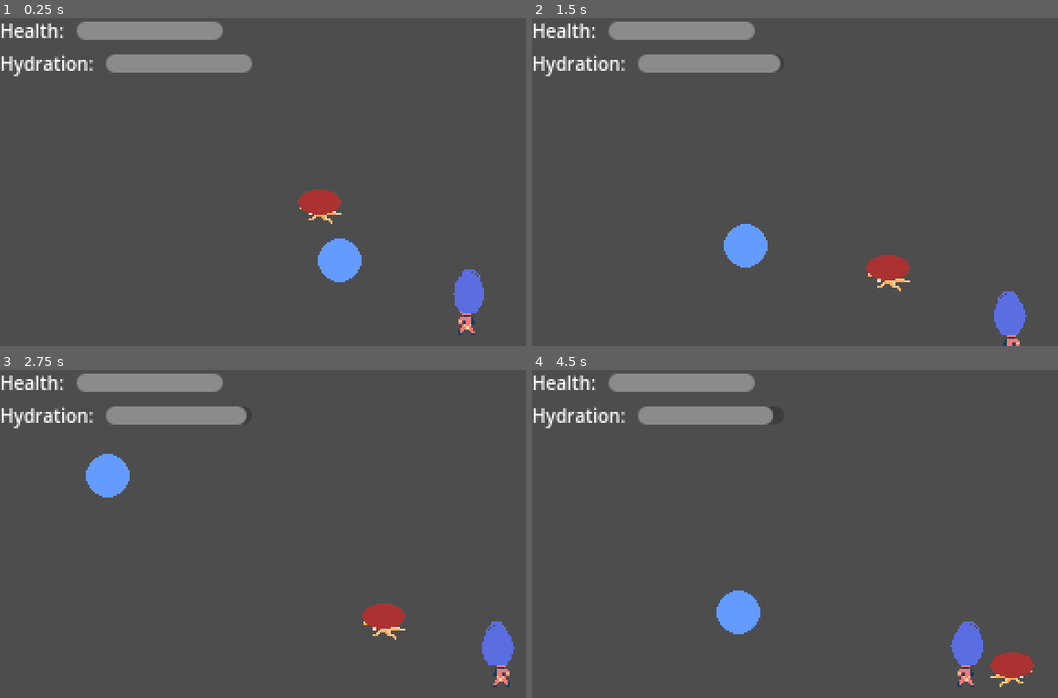
Above: before the commit, frames 1-4 (two rows, left to right).
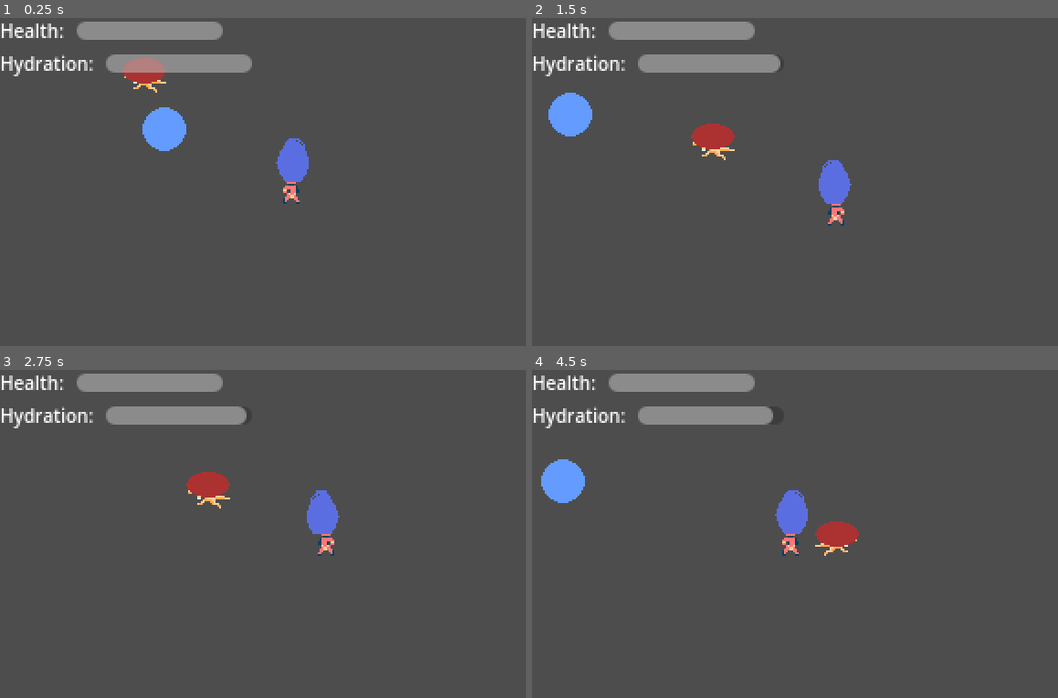
Above: after the commit, the same moments.

Repository: jonathandavidlewis/micro-survival
Game: Godot game, scene res://main_level.tscn
The game is run twice, just before and just after one commit, with the same random seed, the same clock (stepped at 60 frames per second) and the same inputs.
Inputs:
- Up to frame 1 (0.25 s): no input
- Up to frame 2 (1.5 s): hold D (right) 0.53-1.28 s; hold E (interact) 0.53-1.28 s; hold S (down) from 1.28 s (still down); tap E (interact) at 1.35 s
- Up to frame 3 (2.75 s): release S (down) at 2.03 s; hold D (right) from 2.03 s (still down); hold E (interact) from 2.03 s (still down)
- Up to frame 4 (4.5 s): release D (right) at 2.78 s; release E (interact) at 2.78 s; hold W (up) 2.78-3.53 s; tap E (interact) at 2.85, 4.35 s; hold E (interact) 3.53-4.28 s; hold A (left) from 3.53 s (still down)

The runs differ from the first frame. In frame 1, 4.3% of the frame differs, in the area x 23-93%, y 12-97%; in frame 2, 4.3%; in frame 3, 3.5%; in frame 4, 4.3%, in the area x 1-96%, y 27-97%.

Commit message:
Add music and fix camera

Diff:
--- a/project/player/player.gd
+++ b/project/player/player.gd
@@ -61,7 +61,6 @@
     is_moving = false
     GlobalSignalBus.move_stopped.emit(self)
 
-
 func die():
   is_dead = true
   GlobalSignalBus.player_died.emit()
--- a/project/player/player.tscn
+++ b/project/player/player.tscn
@@ -52,7 +52,6 @@
 shape = SubResource("CapsuleShape2D_yyjfy")
 
 [node name="Camera2D" type="Camera2D" parent="."]
-position = Vector2(-96, -72)
 position_smoothing_enabled = true
 
 [node name="HurtBox" type="Area2D" parent="."]
--- a/project/project.godot
+++ b/project/project.godot
@@ -19,6 +19,7 @@
 
 GlobalSignalBus="*res://global_signal_bus.gd"
 SfxPlayer="*res://sfx_player/sfx_player.tscn"
+MusicController="*res://music_player/music_controller.tscn"
 
 [display]
 
